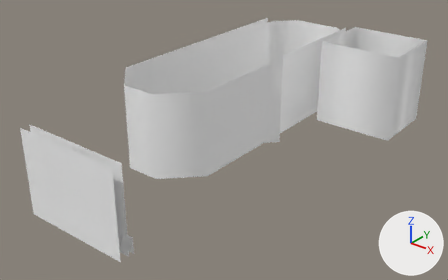
What one commit did to the glTF model Models/level-6-tree-wall.glb.
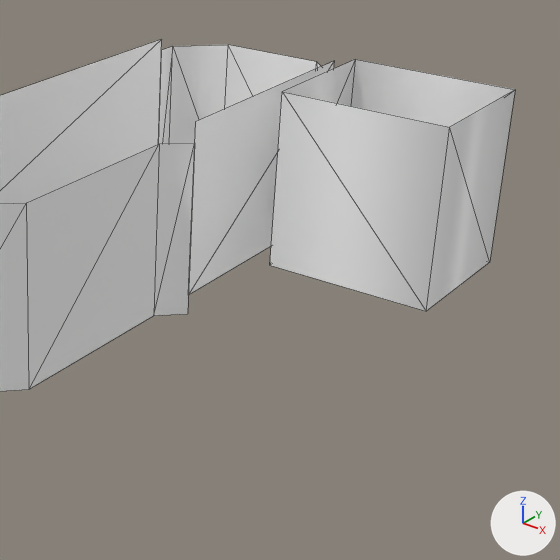
Old and new are each drawn whole from a 50 mm lens placed at (115.4, -119.2, 92.3), pointed at (9.8, 12.7, 10.5) and again close up on the part from 43% to 100% of the width and 0% to 91% of the height. The lights are fixed; the arrows at lower right show +X, +Y and +Z. The first two pictures are the older version. The close-ups show mesh edges as thin lines. Vertices at exactly the same position are counted once.

In view in the first close-up: 'level-6-tree-wall'.
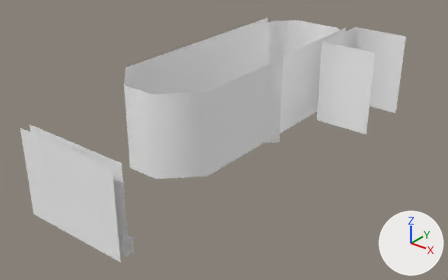
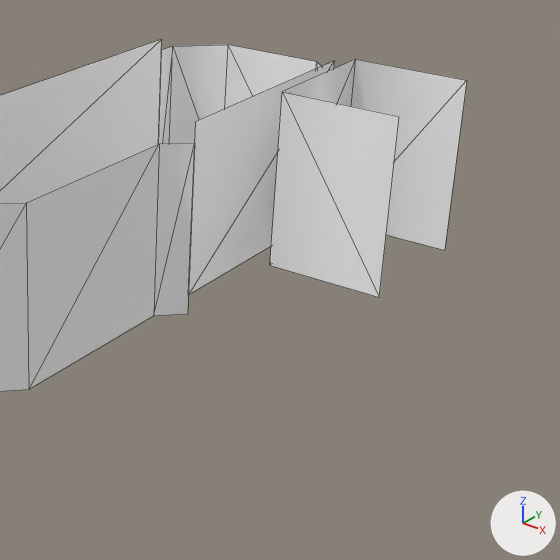
Commit message: working on level 6

What differs and where, as boxes [x1, y1, x2, y2] in the close-ups (560 x 560 px; the box of a moved part takes in the faces that stretch with it):
'level-6-tree-wall', reshaped: before [0, 39, 515, 391]; after [0, 39, 467, 391]
part 1 of me_level_6_tree_wall, moved or reshaped: before [270, 59, 515, 311]; after [270, 59, 467, 297]

The change, as a list of edits to the scene's bpy script:
```text
Change me_level_6_tree_wall:
    used by ob_level_6_tree_wall; location = (0.0, 0.0, 0.0)
    before: 42 (49.0, 63.0, 37.0) at pixel (515, 89), 43 (49.0, 63.0, 11.0) at pixel (489, 262), 44 (49.0, 42.0, 11.0) at pixel (426, 311), 45 (49.0, 42.0, 37.0) at pixel (449, 127)
    remove me_level_6_tree_wall.from_pydata(...)  # 50 vertices, 38 faces; spans x -17.5..49.0, y -39.1..84.0, z 0.0..37.0
    add me_level_6_tree_wall.from_pydata(...)  # 50 vertices, 36 faces; spans x -17.5..42.0, y -39.1..84.0, z 0.0..37.0
    me_level_6_tree_wall part 1
    add for i in [*range(42, 46)]: me_level_6_tree_wall.vertices[i].co += Vector((-7.0, 0.0, 0.0))
```
